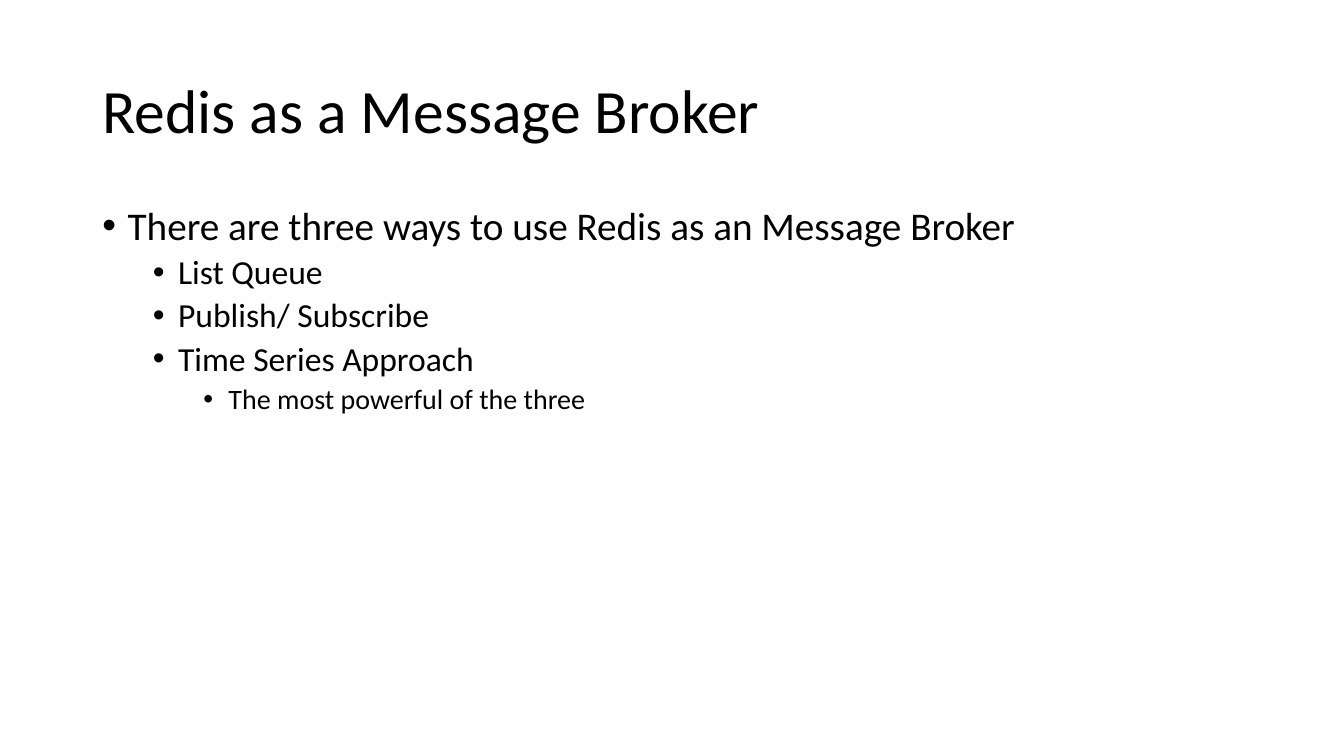
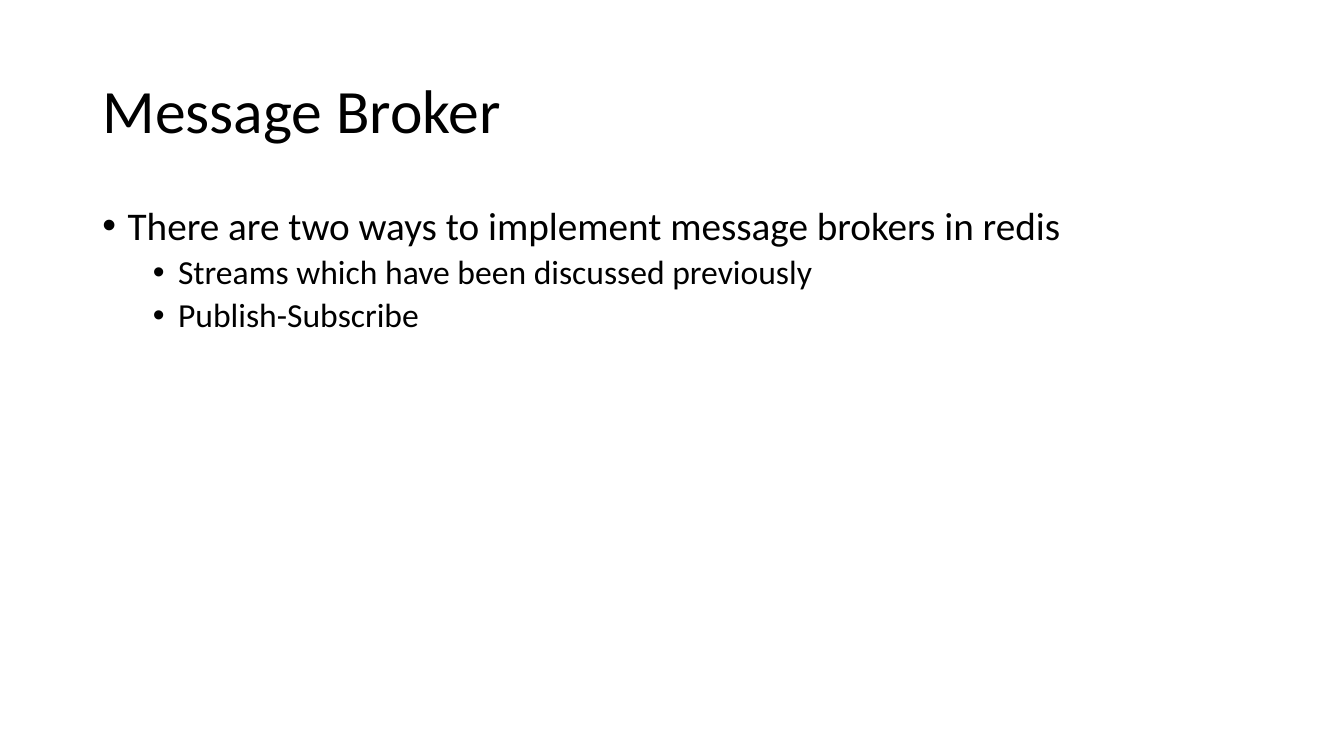
Before and after one commit to NanoDataCenter/nano_data_center, a slide deck: slide 28 of presentations/session_2/Redis Data Base.pptx (slide 11 before the commit). Drawn at 1344x756 pixels with LibreOffice and Linux fonts; fonts in the diff are those of the drawing. Boxes give left, top, right and bottom in pixels: in the first picture for what was removed or moved away, otherwise in the second. Text is boxed around its words. In the diff, an @@ line names an element or a change of style, - is before the commit and + after.

```diff
--- a/presentations/session_2/Redis Data Base.pptx
+++ b/presentations/session_2/Redis Data Base.pptx
@@ title at (102, 90, 501, 144): text changed @@
-Redis as a Message Broker
+Message Broker
@@ text at (128, 212, 1060, 328): text changed; size 28 to 24 pt @@
-• There are three ways to use Redis as an Message Broker
-  • List Queue
-  • Publish/ Subscribe
-  • Time Series Approach
-    • The most powerful of the three
+• There are two ways to implement message brokers in redis
+  • Streams which have been discussed previously
+  • Publish-Subscribe
```
Also in this commit, not shown: 4 other slides changed, 17 slides added, 15 slides removed, 19 other files.
